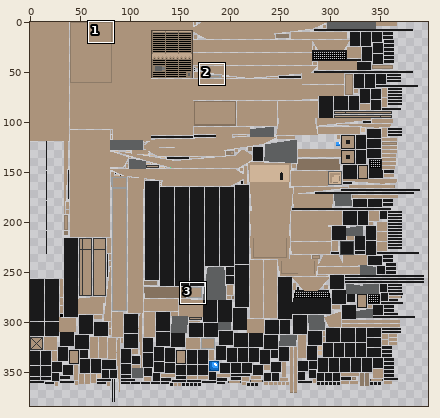
Edited in one commit: sprite sheet (doodle tank Resources/textures/entity/centurion_action_x/default.png). Above: a wide view before the commit, with the close-up outlined.
Close-up. First the earlier version:
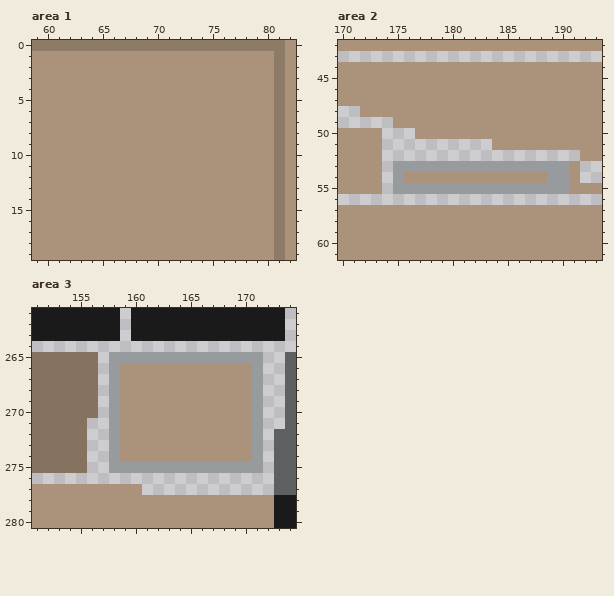
The file is 512x512 pixels. Colours within 5 levels of each other are drawn and written as one. Shown: area 1: x 59..82, y 0..19; area 2: x 170..193, y 42..61; area 3: x 151..174, y 261..280. The wide view leaves out empty margins. The commit also changed other parts of the picture, which this record leaves out.
Now the later version:
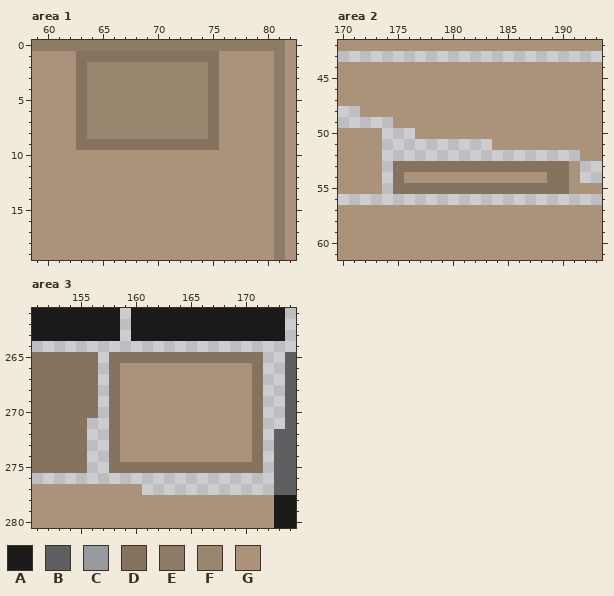
Palette (. is transparent): A #1a1a1b  B #5d5f60  C #979b9d  D #85725f  E #8d7b68  F #9a856f  G #ab937b
Diff:
Area 1:
The author changed colour G to colour D in row 1 at x 63 to 75; in rows 2 to 8 at x 63 and 75; in row 9 at x 63 to 75.
The author changed colour G to colour F in rows 2 to 8 at x 64 to 74.
Area 2:
The author changed colour C to colour D in row 53 at x 175 to 190; in row 54 at x 175 and 189 to 190; in row 55 at x 175 to 190.
Area 3:
The author changed colour C to colour D in row 265 at x 158 to 171; in rows 266 to 274 at x 158 and 171; in row 275 at x 158 to 171.
Boxes around the changes in both close-ups, in picture pixels (x1, y1, x2, y2):
changed: (76, 51, 219, 150)
changed: (393, 161, 569, 194)
changed: (109, 352, 263, 473)
